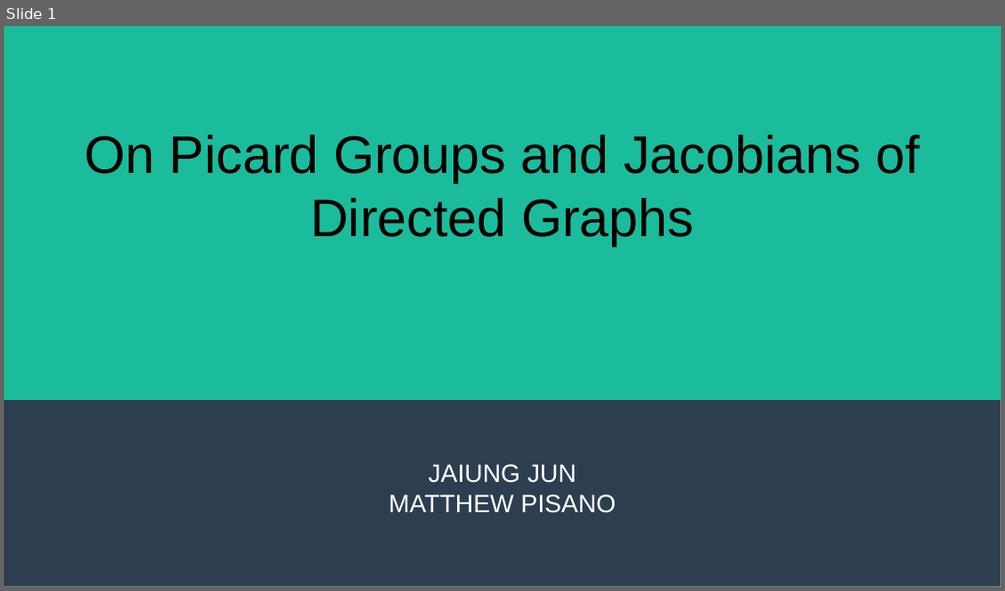
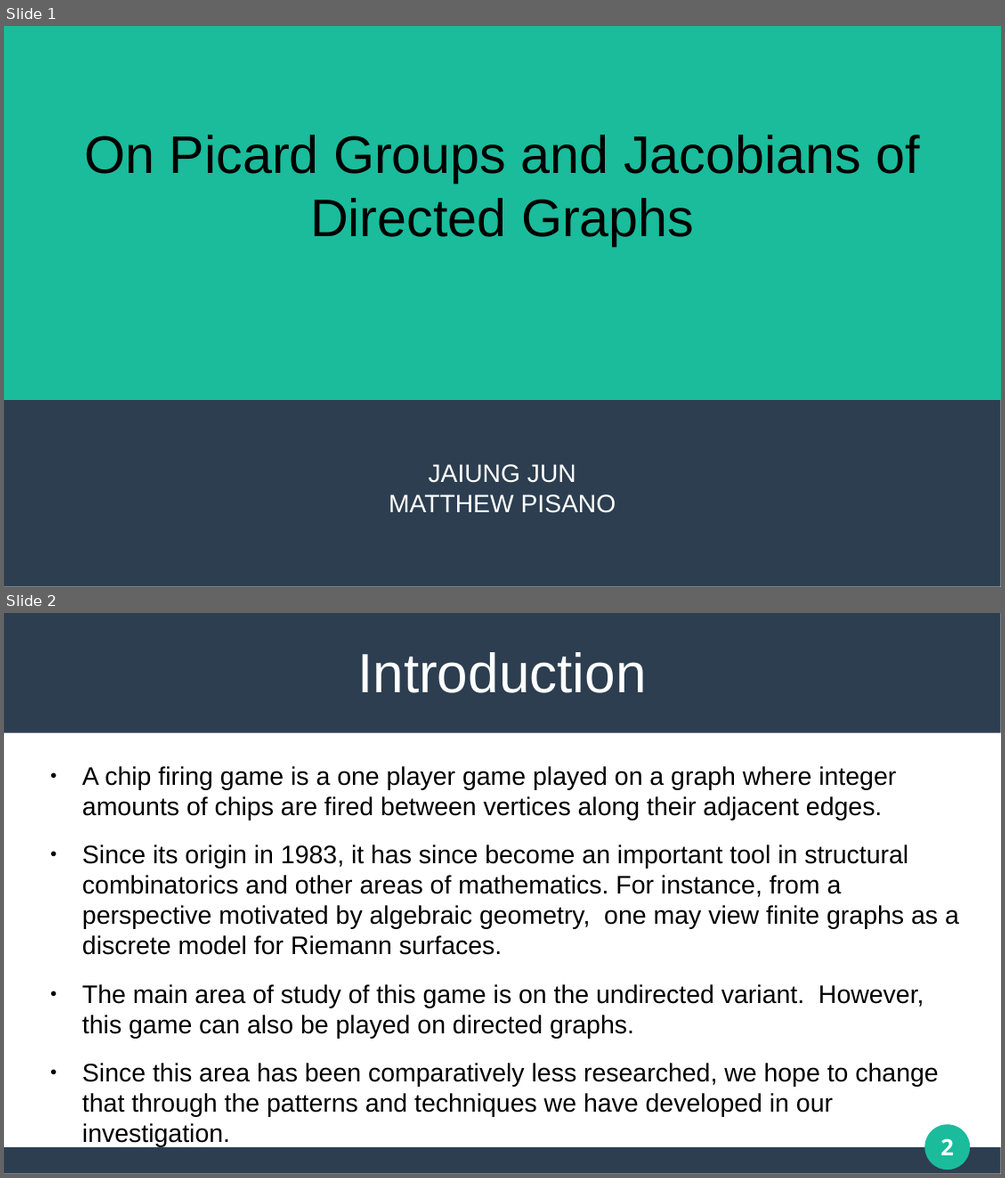
Before and after one commit to matthew-pisano/ChipFiring, a slide deck: Docs/JMMPresentation.pptx. Shown one above the other, each under a label of ours: slide 1 before the commit, slides 1 and 2 after it. The pictures are 1005x591 and 1005x1178 pixels, drawn with LibreOffice and Linux fonts; fonts in the diff are those of the drawing. Boxes give left, top, right and bottom in pixels: in the first picture for what was removed or moved away, otherwise in the second. Text is boxed around its words. In the diff, an @@ line names an element or a change of style, - is before the commit and + after.

```diff
--- a/Docs/JMMPresentation.pptx
+++ b/Docs/JMMPresentation.pptx
@@ slide 2 added at bbox=[4, 613, 1001, 1174], background #FFFFFF @@
@@ rectangle added at bbox=[4, 613, 1001, 733], fill #2C3E50 @@
@@ title added at bbox=[357, 652, 646, 693], 44 pt, text #FFFFFF @@
+Introduction
@@ text added at bbox=[82, 766, 959, 1147], 20.2 pt, text #000000 @@
+● A chip firing game is a one player game played on a graph where integer amounts of chips are fired between vertices along their adjacent edges.
+● Since its origin in 1983, it has since become an important tool in structural combinatorics and other areas of mathematics. For instance, from a perspective motivated by algebraic geometry, one may view finite graphs as a discrete model for Riemann surfaces.
+● The main area of study of this game is on the undirected variant. However, this game can also be played on directed graphs.
+● Since this area has been comparatively less researched, we hope to change that through the patterns and techniques we have developed in our investigation.
@@ ellipse added at bbox=[926, 1125, 970, 1169], fill #1ABC9C, outline #1ABC9C 0.85 pt @@
@@ page number added at bbox=[940, 1138, 954, 1155], 18 pt, text #FFFFFF, bold @@
+2
@@ rectangle added at bbox=[4, 1148, 1001, 1174], fill #2C3E50 @@
```
Also in this commit, not shown: 1 slide changed, 1 slide removed, 8 other files.
